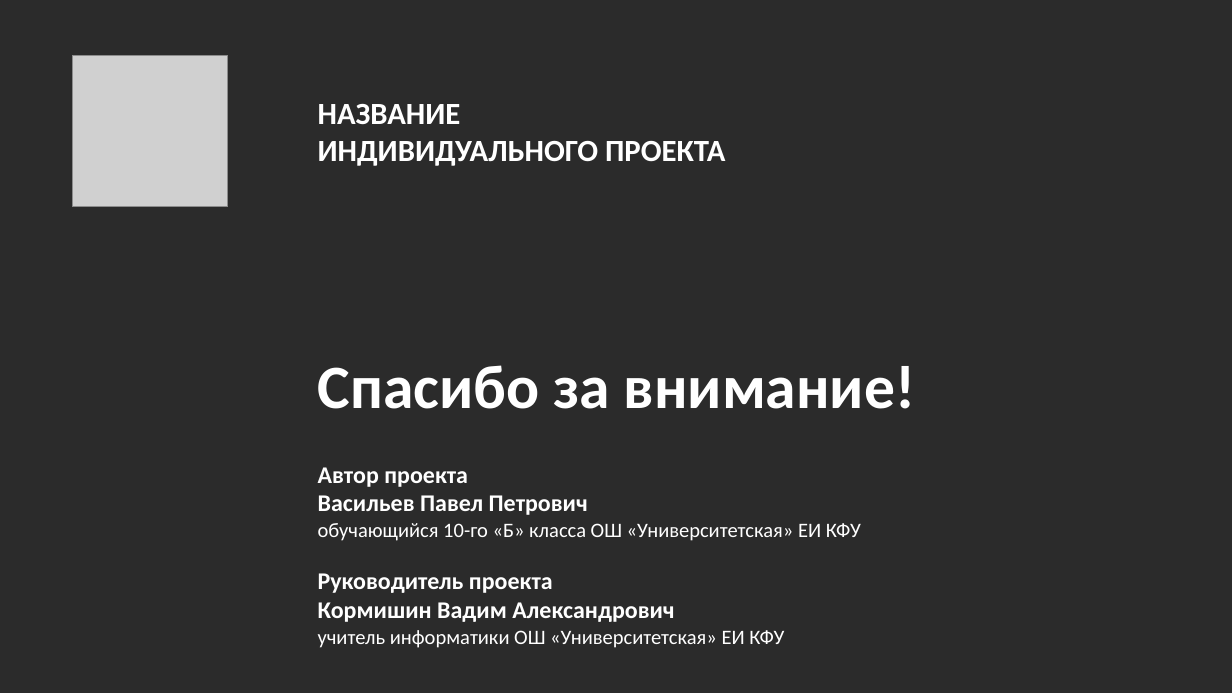
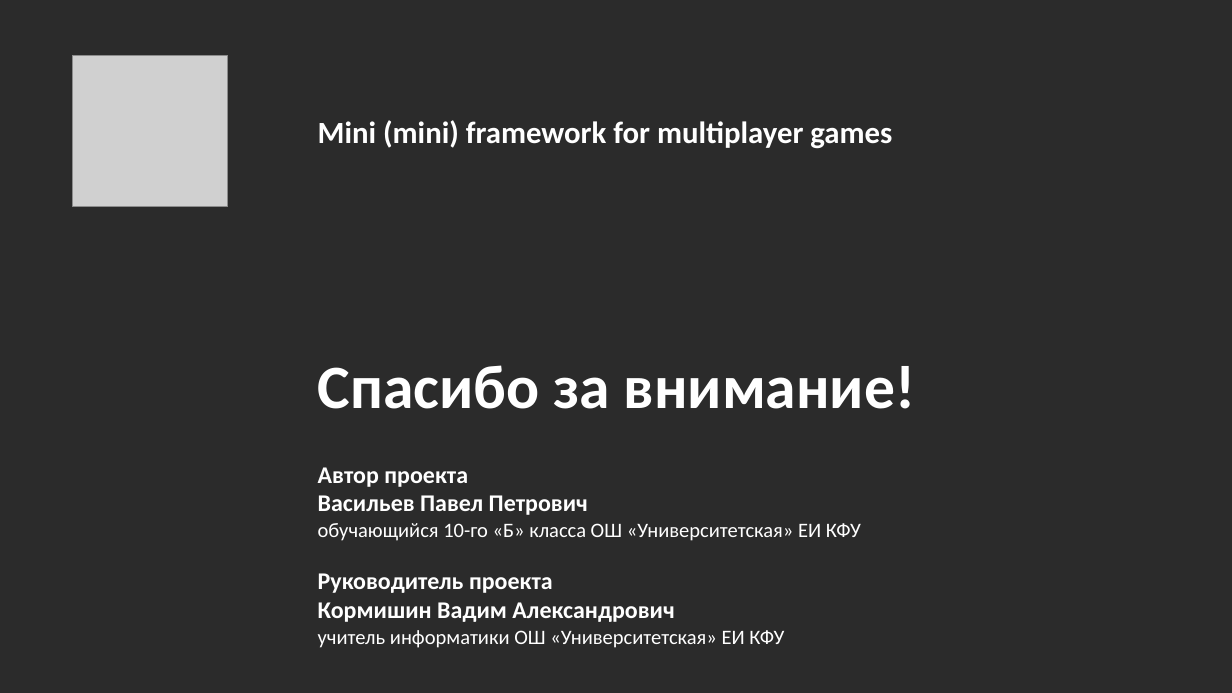
Before and after one commit to GoodDay-lab/online_game, a slide deck: slide 9 of Defense of project.pptx. Drawn at 1232x693 pixels with LibreOffice and Linux fonts; fonts in the diff are those of the drawing; grey boxes stand for pictures; background and template pictures are left out; a plain dark background stands for a picture behind light text. Boxes give left, top, right and bottom in pixels: in the first picture for what was removed or moved away, otherwise in the second. Text is boxed around its words. In the diff, an @@ line names an element or a change of style, - is before the commit and + after.

```diff
--- a/Defense of project.pptx
+++ b/Defense of project.pptx
@@ text at [318,120,892,149]: text changed @@
-НАЗВАНИЕ
-ИНДИВИДУАЛЬНОГО ПРОЕКТА
+Mini (mini) framework for multiplayer games
```
Also in this commit, not shown: 13 other files.
